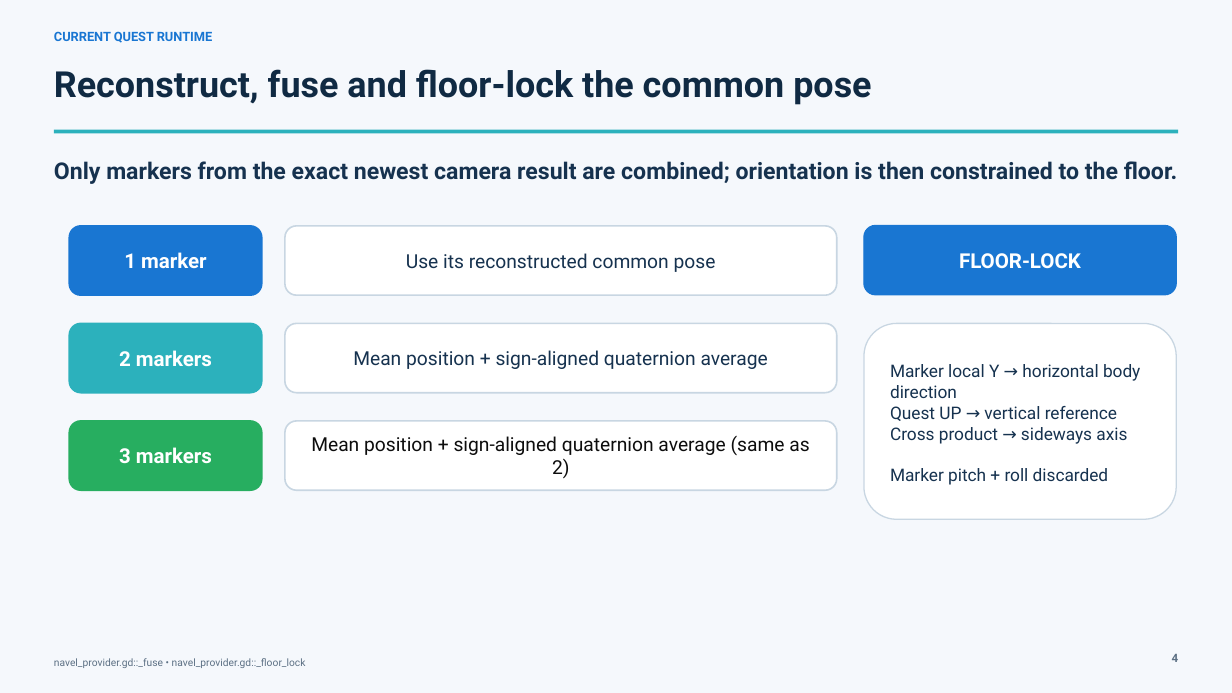
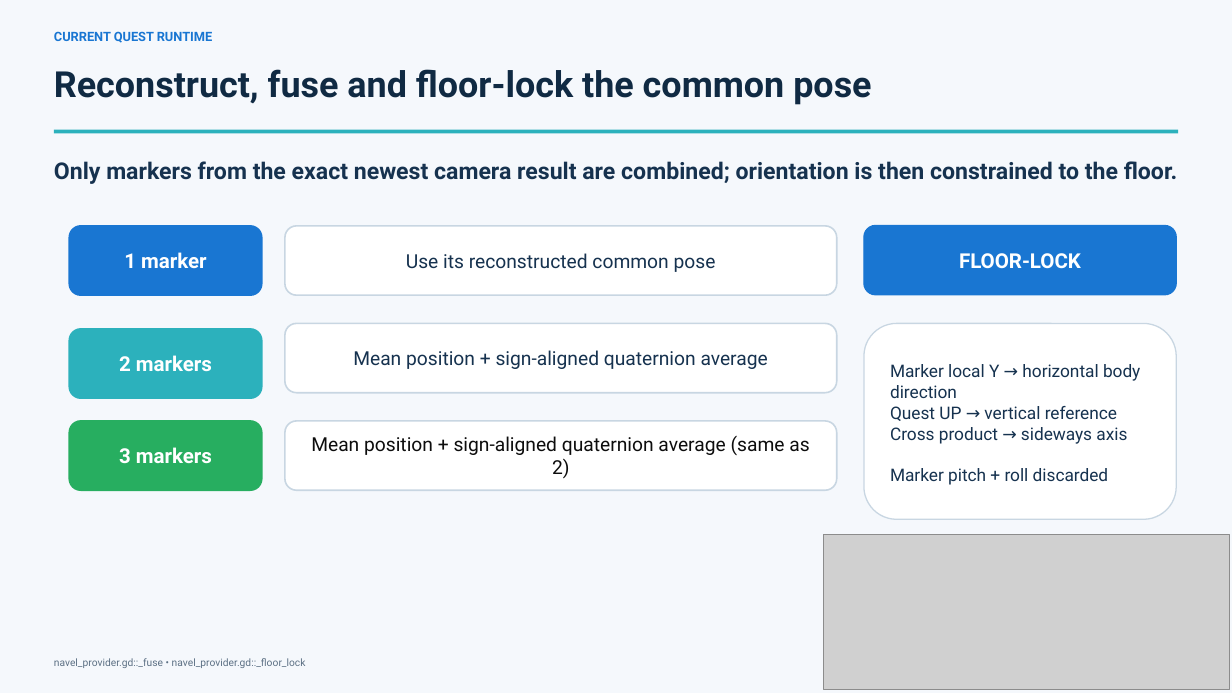
Before and after one commit to ardrabauldwin/quest-aruco-avatar, a slide deck: slide 3 of docs/Quest_Avatar_Placement_Algorithm_NaReT_Current_2026-09-05.pptx. Drawn at 1232x693 pixels with LibreOffice and Linux fonts; fonts in the diff are those of the drawing; grey boxes stand for pictures. Boxes give left, top, right and bottom in pixels: in the first picture for what was removed or moved away, otherwise in the second. Text is boxed around its words. In the diff, an @@ line names an element or a change of style, - is before the commit and + after.

```diff
--- a/docs/Quest_Avatar_Placement_Algorithm_NaReT_Current_2026-09-05.pptx
+++ b/docs/Quest_Avatar_Placement_Algorithm_NaReT_Current_2026-09-05.pptx
@@ rounded rectangle "2 markers": place and size @@
-rounded rectangle "2 markers" at (69, 323, 262, 393)
+rounded rectangle "2 markers" at (69, 329, 262, 398)
@@ picture added at (824, 534, 1231, 689) @@
@@ text removed at (1172, 654, 1179, 662) @@
-4
```
Also in this commit, not shown: 2 other slides changed, 2 slides added.
